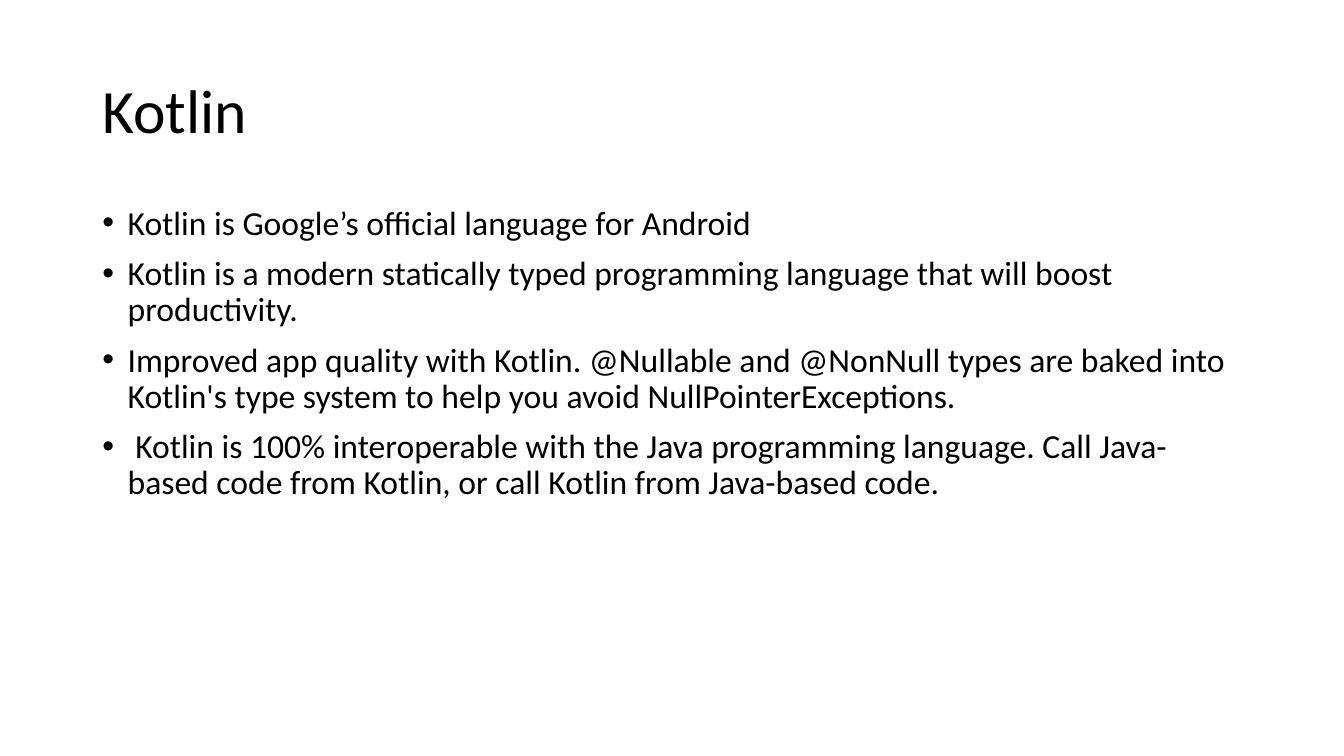
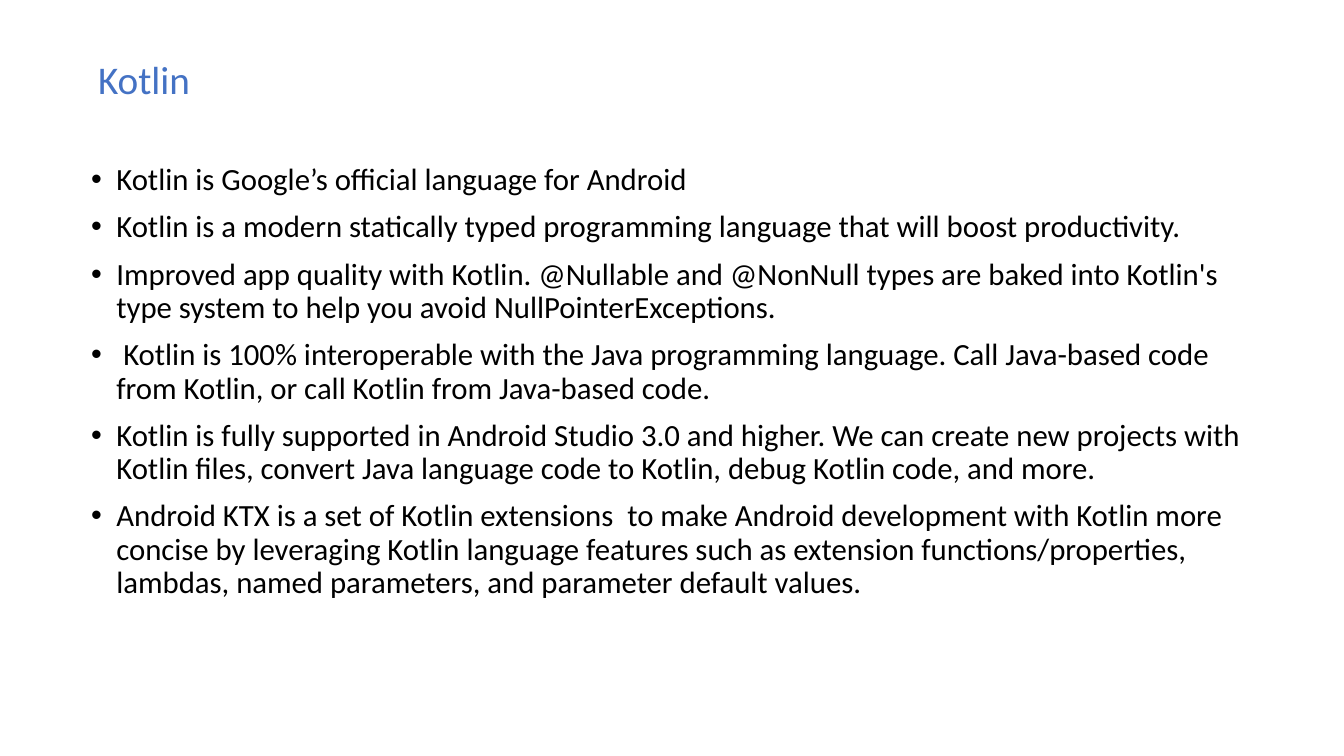
Before and after one commit to chandragithub2014/KotlinTemplates, a slide deck: slide 1 of USBank/USBank_Architecture_Android.pptx (slide 22 before the commit). Drawn at 1344x756 pixels with LibreOffice and Linux fonts; fonts in the diff are those of the drawing. Boxes give left, top, right and bottom in pixels: in the first picture for what was removed or moved away, otherwise in the second. Text is boxed around its words. In the diff, an @@ line names an element or a change of style, - is before the commit and + after.

```diff
--- a/USBank/USBank_Architecture_Android.pptx
+++ b/USBank/USBank_Architecture_Android.pptx
@@ text "Kotlin": place and size @@
-text "Kotlin" at [128, 211, 1225, 498]
+text "Kotlin" at [98, 66, 1239, 598]
@@ text at [98, 66, 190, 95]: paragraph added @@
+Kotlin
@@ title removed at [102, 90, 246, 134] @@
-Kotlin
@@ text at [116, 168, 1218, 403]: size 24 to 22 pt in "Kotlin is Google’s official language for Android", "Kotlin is a modern statically typed programming ...", "Improved app quality with Kotlin. @Nullable and ...", "Kotlin is 100% interoperable with the Java ..." @@
@@ text at [116, 424, 1239, 598]: paragraphs added @@
+• Kotlin is fully supported in Android Studio 3.0 and higher. We can create new projects with Kotlin files, convert Java language code to Kotlin, debug Kotlin code, and more.
+• Android KTX is a set of Kotlin extensions to make Android development with Kotlin more concise by leveraging Kotlin language features such as extension functions/properties, lambdas, named parameters, and parameter default values.
```
Also in this commit, not shown: 8 other slides changed, 2 slides added, 20 slides removed, 5 other files.
